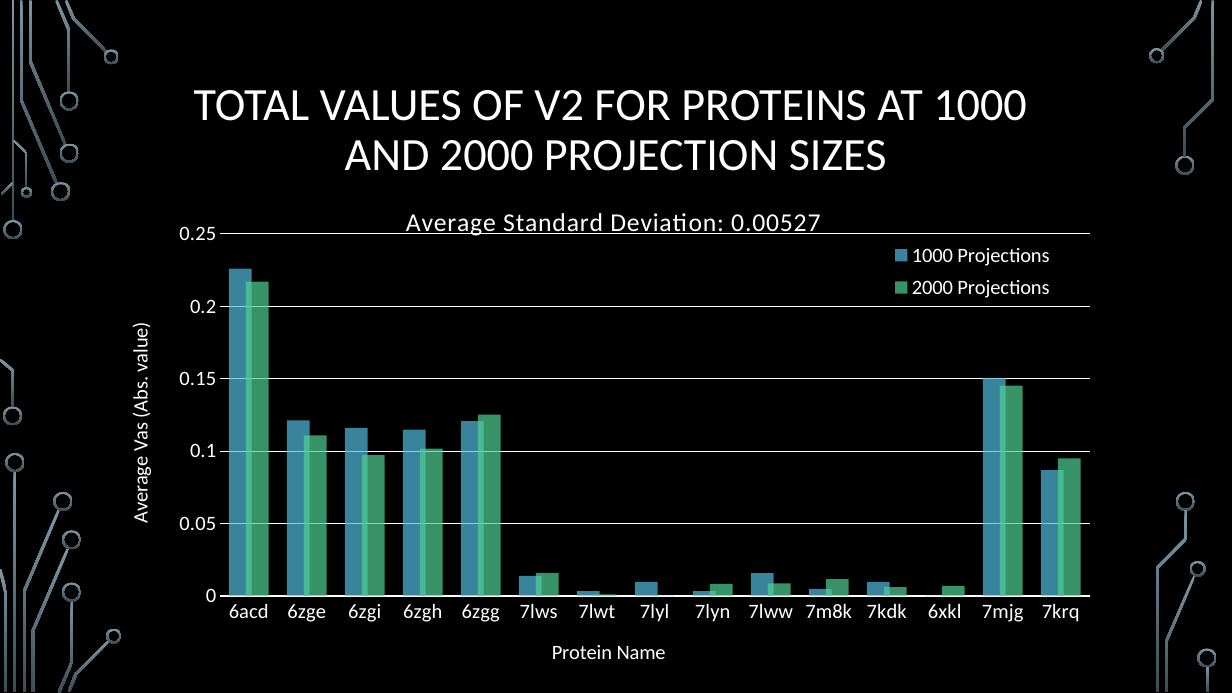
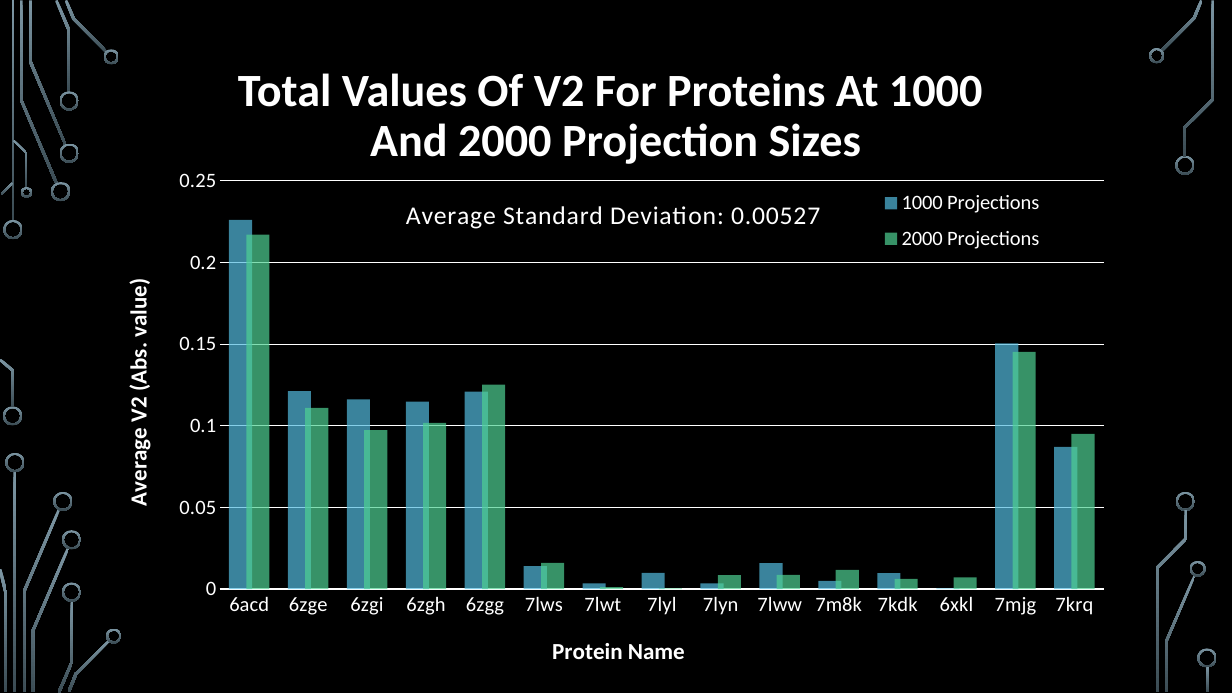
Before and after one commit to MiddlebrookJF/iCompBio-Summer2021, a slide deck: slide 5 of Vas-Data/FinalPresentation.pptx (slide 3 before the commit). Drawn at 1232x693 pixels with LibreOffice and Linux fonts; fonts in the diff are those of the drawing; background and template pictures are left out. Boxes give left, top, right and bottom in pixels: in the first picture for what was removed or moved away, otherwise in the second. Text is boxed around its words. In the diff, an @@ line names an element or a change of style, - is before the commit and + after.

```diff
--- a/Vas-Data/FinalPresentation.pptx
+++ b/Vas-Data/FinalPresentation.pptx
@@ title at (238,73,983,164): text changed; bold on @@
-TOTAL VALUES OF V2 FOR PROTEINS AT 1000
-AND 2000 PROJECTION SIZES
+Total Values Of V2 For Proteins At 1000
+And 2000 Projection Sizes
@@ column chart at (116,156,1116,672) @@
@@ value axis title "Average Vas (Abs. value) " to "Average V2 (Abs. value) " @@
@@ plot area changed @@
@@ column chart: place and size @@
-column chart at (116,191,1116,672)
+column chart at (116,156,1116,672)
```
Also in this commit, not shown: 3 other slides changed, 2 slides added, 14 other files.
